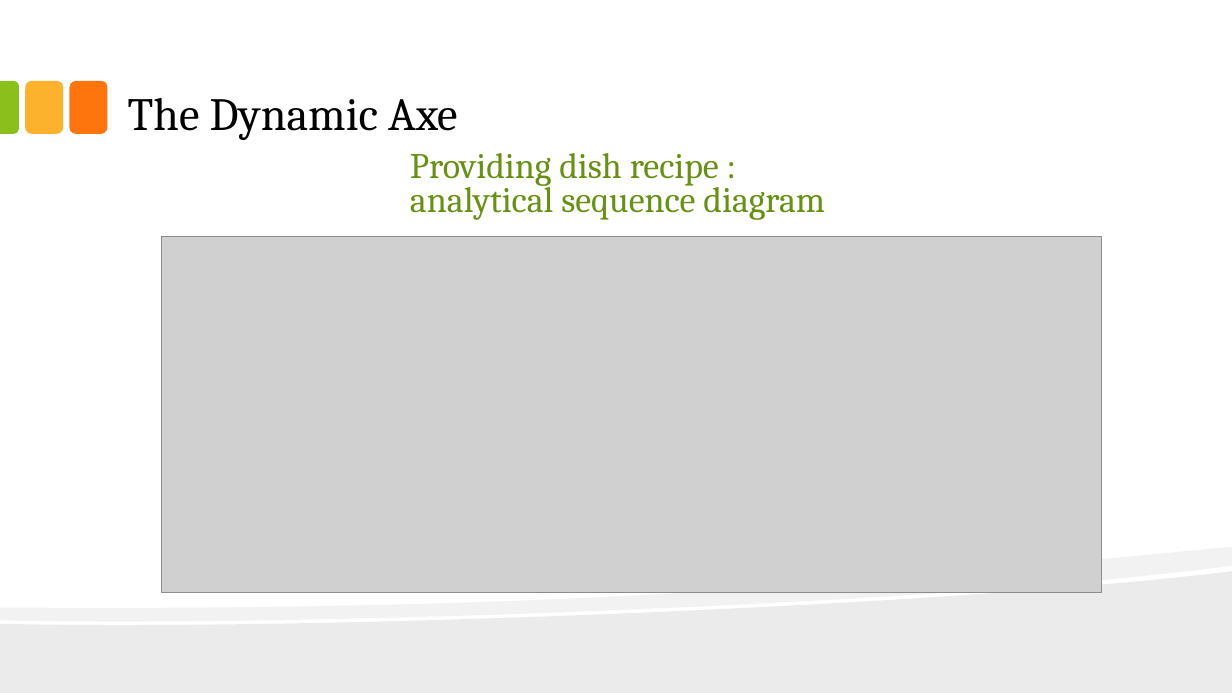
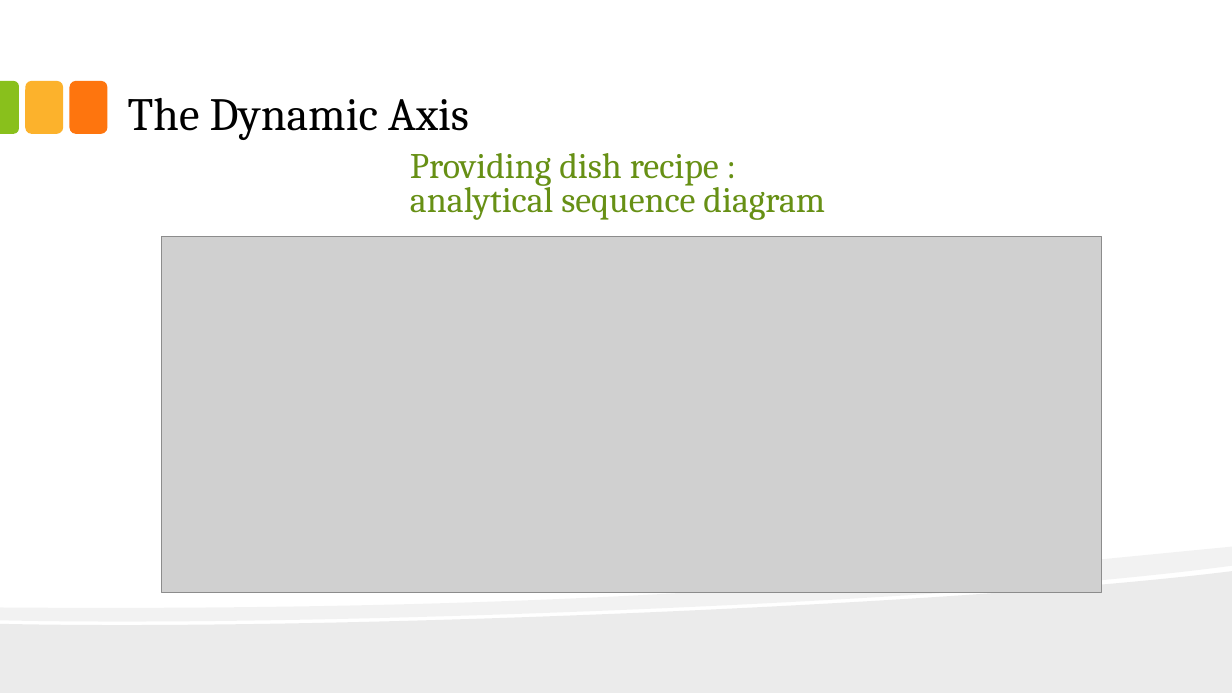
Before and after one commit to thelittlewozniak/iKitchen, a slide deck: slide 19 of Fichiers analyse/IKitchen.pptx. Drawn at 1232x693 pixels with LibreOffice and Linux fonts; fonts in the diff are those of the drawing; grey boxes stand for pictures. Boxes give left, top, right and bottom in pixels: in the first picture for what was removed or moved away, otherwise in the second. Text is boxed around its words. In the diff, an @@ line names an element or a change of style, - is before the commit and + after.

```diff
--- a/Fichiers analyse/IKitchen.pptx
+++ b/Fichiers analyse/IKitchen.pptx
@@ title at (128, 98, 469, 140): text changed @@
-The Dynamic Axe
+The Dynamic Axis
```
Also in this commit, not shown: 15 other slides changed, 2 other files.
